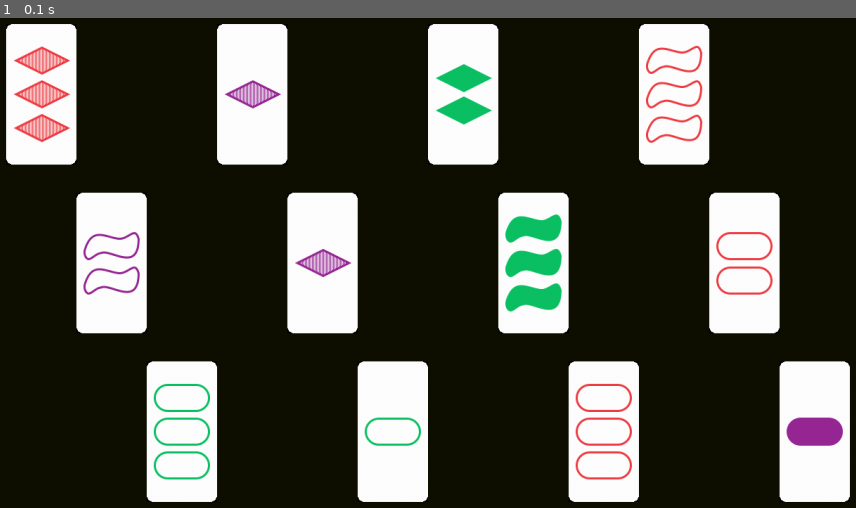
Above: before the commit, frame 1.
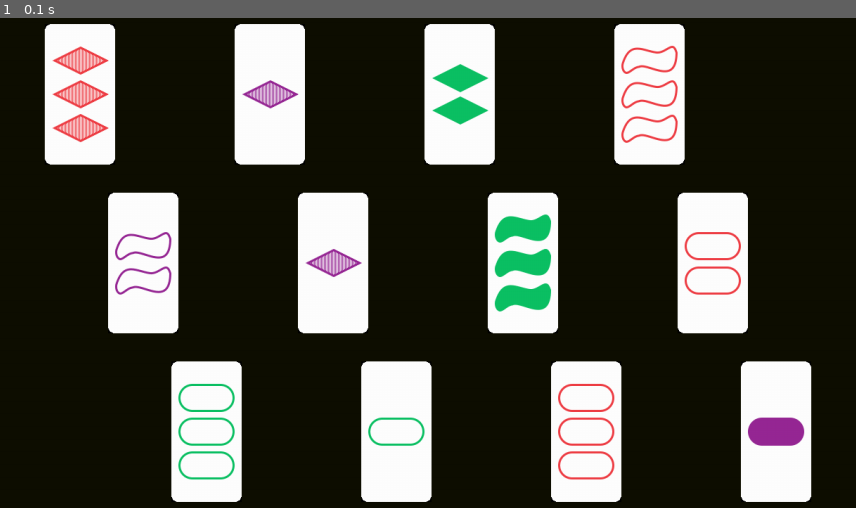
Above: after the commit, the same moment.

Repository: DeezRobotNuts/SET
Game: pygame game, started from SET+kaarten/SET+kaartclass.py
Two runs of this game, one before a commit and one after it. Both use one fixed random seed, a clock stepped at 60 frames per second and the inputs below.
Inputs:
- Up to frame 1 (0.1 s): no input

The runs differ from the first frame. In frame 1, 21% of the frame differs, in the area x 0-100%, y 1-99%.

Commit message:
Add files via upload

Diff:
--- a/SET+kaarten/SET+kaartclass.py
+++ b/SET+kaarten/SET+kaartclass.py
@@ -176,7 +176,7 @@
 #het onderstaande verwijdert de meest oogverblindende kleuren
 def goedgekleurd(r,g,b):
     if (((r == g == 14 or r == b == 14 or g == b == 14) == False) and
-    ((r > 14 or g >14  or b > 14) and (22 > r+g+b or r+g+b > 30)) == False):
+    ((r > 14 or g >14  or b > 14) and (22 > r+g+b or r+g+b >28)) == False):
             return True
 
 while goedgekleurd(r0, g0, b0) != True:
@@ -206,7 +206,7 @@
         self.plaatje = pygame.image.load(altdict[self.kaart]).convert()
         self.plaatje.set_colorkey((self.kleur), pygame.RLEACCEL)
 
-        self.plek = self.plaatje.get_rect(left=(40 + 100*self.positie)
+        self.plek = self.plaatje.get_rect(left=(95 + 90*self.positie)
                                        ,top = (20 + 240*(self.positie % 3)))
         #een self.kaart die een van de kaarten pakt?
 
@@ -231,15 +231,11 @@
     #hier kan ook toetsenbord input
     toetsinvoer = pygame.key.get_pressed()
 
+
     #achtergrond kleur
-    #a, b, c = 5, 13, 3 #voor mooi groene kleur, aangezien dit er één is kan het wel hier
+    #rd, gr, bl = 5, 13, 3 #voor mooi groene kleur, aangezien dit er één is kan het wel hier
     scherm.fill(((rd, gr, bl)))
 
-    """
-    kaarthoeken = [Rect(40 + 100*i, 40 + 240*(i % 3), 90, 160) for i in range(12)]
-    for rechthoek in kaarthoeken:
-        pygame.draw.rect(scherm, (rd1, gr1, bl1), rechthoek)
-    """
     for n in range(len(grid)):
         scherm.blit(grid[n].plaatje, grid[n].plek)
     #zonder deze line zie je niets
